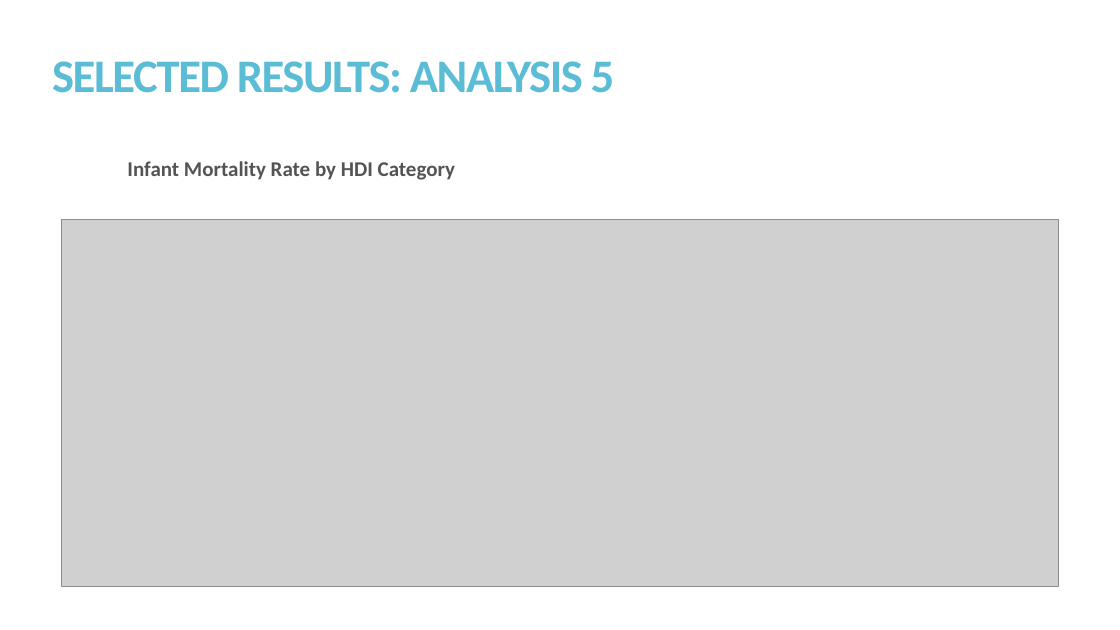
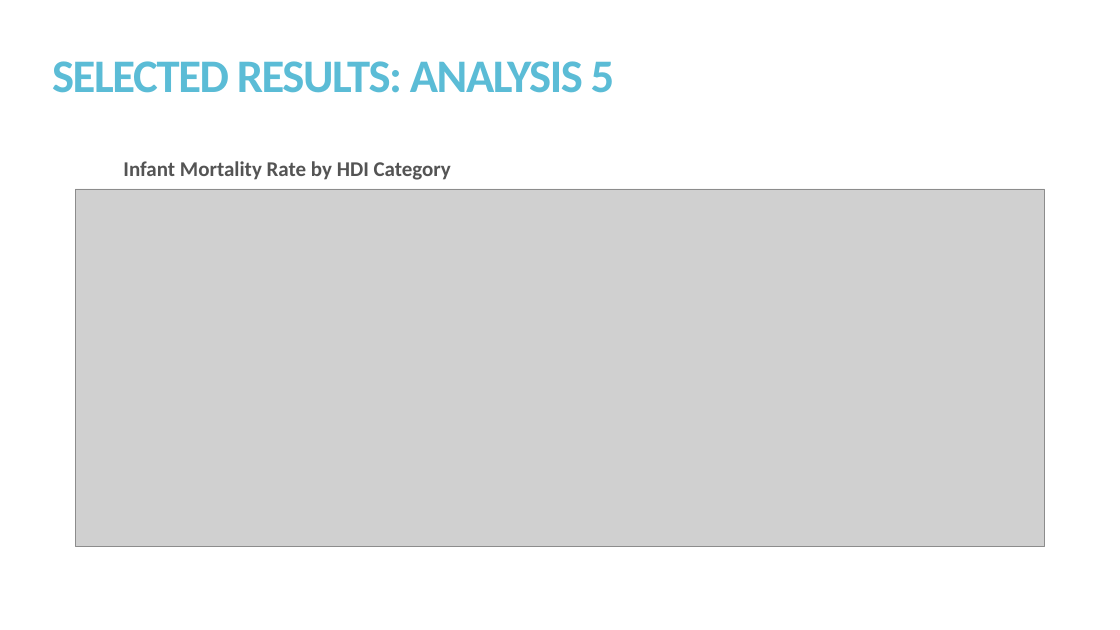
Before and after one commit to kmprioliPROF/MAT_8452_Final_Project, a slide deck: slide 17 of Prioli_Final_Proj.pptx (slide 14 before the commit). Drawn at 1120x630 pixels with LibreOffice and Linux fonts; fonts in the diff are those of the drawing; grey boxes stand for pictures. Boxes give left, top, right and bottom in pixels: in the first picture for what was removed or moved away, otherwise in the second. Text is boxed around its words. In the diff, an @@ line names an element or a change of style, - is before the commit and + after.

```diff
--- a/Prioli_Final_Proj.pptx
+++ b/Prioli_Final_Proj.pptx
@@ text "Infant Mortality Rate by HDI ...": place and size @@
-text "Infant Mortality Rate by HDI ..." at [127,161,455,180]
+text "Infant Mortality Rate by HDI ..." at [123,161,451,180]
@@ picture: place and size @@
-picture at [61,219,1060,586]
+picture at [76,189,1045,546]
```
Also in this commit, not shown: 1 other slide changed, 4 slides added.
